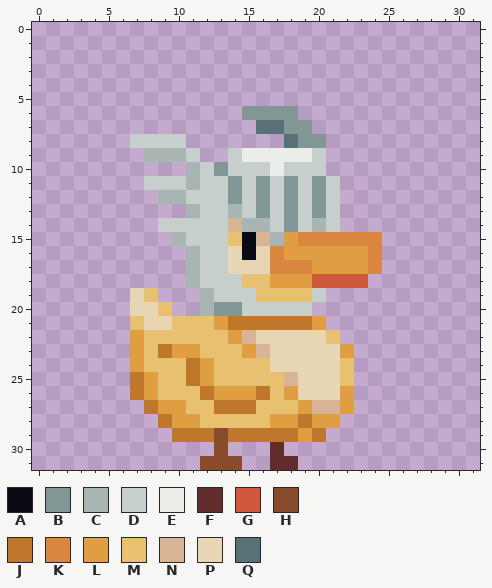
Two versions of one pixel-art sprite, Assets/Sprites/Ducks/DuckWizard.png. Above, as it was before the edit.
The file is 64x64 pixels, drawn in blocks of 2x2; one block is one cell here.
Palette (. is transparent): A #090a14  B #819796  C #a8b5b2  D #c7cfcc  E #ebede9  F #602c2c  G #cf573c  H #884b2b  J #be772b  K #da863e  L #de9e41  M #e8c170  N #d7b594  P #e7d5b3  Q #577277
Pixels before, first column x 7:
 6 ........BBBB......
 7 .........QQBB.....
 8 DDDD.......QBB....
 9 .CCCD..DEEEEED....
10 ....CDBDDDEDDD....
11 .DDDCDDBDBDBDBD...
12 ..CCDDDBDBDBDBD...
13 ....CDDCDBDBDBD...
14 ..DDDDDNCCDBDCD...
15 ...CDDDMANCLKKKKKK
16 ....CDDPAPKLLLLLLK
17 ....CDDPPPKKKLLLLK
18 ....CDDDMMLLLGGGG.
19 PM...CDDDMMMMD....
20 PPM..CBBDDDDD.....
21 MPPMMMLJJJJJJL....
22 LMMMMMMLNPPPPPM...
23 LMJLLMMMLNPPPPPL..
24 LMMMJLMMMMPPPPPM..
25 JLMMJLMMMMMNPPPM..
26 JLMMMJLLLJMLPPPL..
27 .JLLMMJJJMMMLNNL..
28 ..JLLMMMMMLLJLL...
29 ...JJJHJJJJJLJ....
30 ......H...F.......
31 .....HHH..FF......
And afterwards:
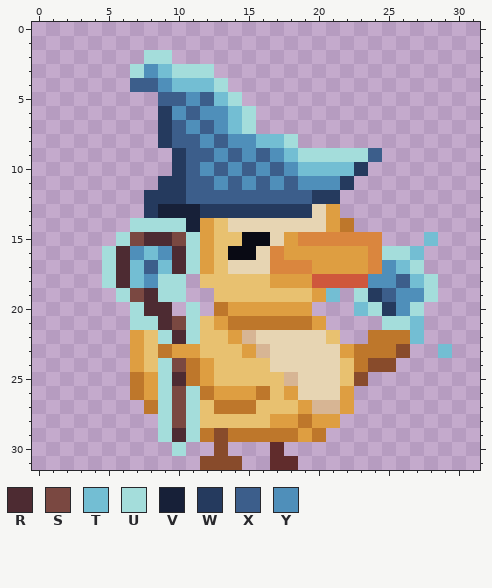
Colours new in this view: R #4d2b32  S #7a4841  T #73bed3  U #a4dddb  V #172038  W #253a5e  X #3c5e8b  Y #4f8fba
The edit:
{"y":2,"x":8,"old":"..","new":"UU"}
{"y":3,"x":7,"old":"......","new":"UYTUUU"}
{"y":4,"x":7,"old":".......","new":"XXYTTTU"}
{"y":5,"x":9,"old":"......","new":"XXYXTU"}
{"y":6,"x":9,"old":"......BBBB","new":"WYXYYTU..."}
{"y":7,"x":9,"old":".......QQBB","new":"WXYXYTU...."}
{"y":8,"x":7,"old":"DDDD.......QBB","new":"..WXXYXYYTTU.."}
{"y":9,"x":8,"old":"CCCD..DEEEEED....","new":"..WXXYXYXYTUUUUUX"}
{"y":10,"x":10,"old":".CDBDDDEDDD...","new":"WXYXYXYXYTTTTW"}
{"y":11,"x":8,"old":"DDDCDDBDBDBDBD.","new":".WWXXYXYXYXYYYW"}
{"y":12,"x":8,"old":".CCDDDBDBDBDBD","new":"WWWXXXXXXXXXWW"}
{"y":13,"x":8,"old":"...CDDCDBDBDBD","new":"WVVVWWWWWWWWPL"}
{"y":14,"x":7,"old":"..DDDDDNCCDBDCD.","new":"UUUUVLMPPPPPPPLJ"}
{"y":15,"x":6,"old":"....CDDD","new":"USRRSULM"}
{"y":15,"x":16,"old":"NC","new":"AP"}
{"y":15,"x":28,"old":".","new":"T"}
{"y":16,"x":5,"old":"......CDDP","new":"URYTYRULMA"}
{"y":16,"x":25,"old":"...","new":"UUT"}
{"y":17,"x":5,"old":"......CDD","new":"URTXTRULM"}
{"y":17,"x":25,"old":"...","new":"YTU"}
{"y":18,"x":5,"old":"......CDDD","new":"URTYUU.MMM"}
{"y":18,"x":24,"old":".....","new":"YYXTU"}
{"y":19,"x":6,"old":".PM..","new":"USRUU"}
{"y":19,"x":12,"old":"CDDD","new":".MMM"}
{"y":19,"x":20,"old":"D.","new":"LT"}
{"y":19,"x":23,"old":"......","new":"UWXYYU"}
{"y":20,"x":7,"old":"PPM","new":"URR"}
{"y":20,"x":11,"old":".CBBDDDDD","new":"U.JLLLLLL"}
{"y":20,"x":23,"old":".....","new":"TUWYU"}
{"y":21,"x":7,"old":"MPPMM","new":"UURSU"}
{"y":21,"x":25,"old":"...","new":"UUT"}
{"y":22,"x":9,"old":"MMM","new":"URU"}
{"y":22,"x":24,"old":"....","new":"JJJT"}
{"y":23,"x":23,"old":"....","new":"JJJH"}
{"y":23,"x":29,"old":".","new":"T"}
{"y":24,"x":9,"old":"MM","new":"US"}
{"y":24,"x":23,"old":"...","new":"JHH"}
{"y":25,"x":9,"old":"MM","new":"UR"}
{"y":25,"x":23,"old":".","new":"H"}
{"y":26,"x":9,"old":"MMM","new":"USU"}
{"y":27,"x":9,"old":"LLM","new":"USU"}
{"y":28,"x":9,"old":"JLL","new":"USU"}
{"y":29,"x":9,"old":".JJ","new":"URU"}
{"y":30,"x":10,"old":".","new":"U"}
